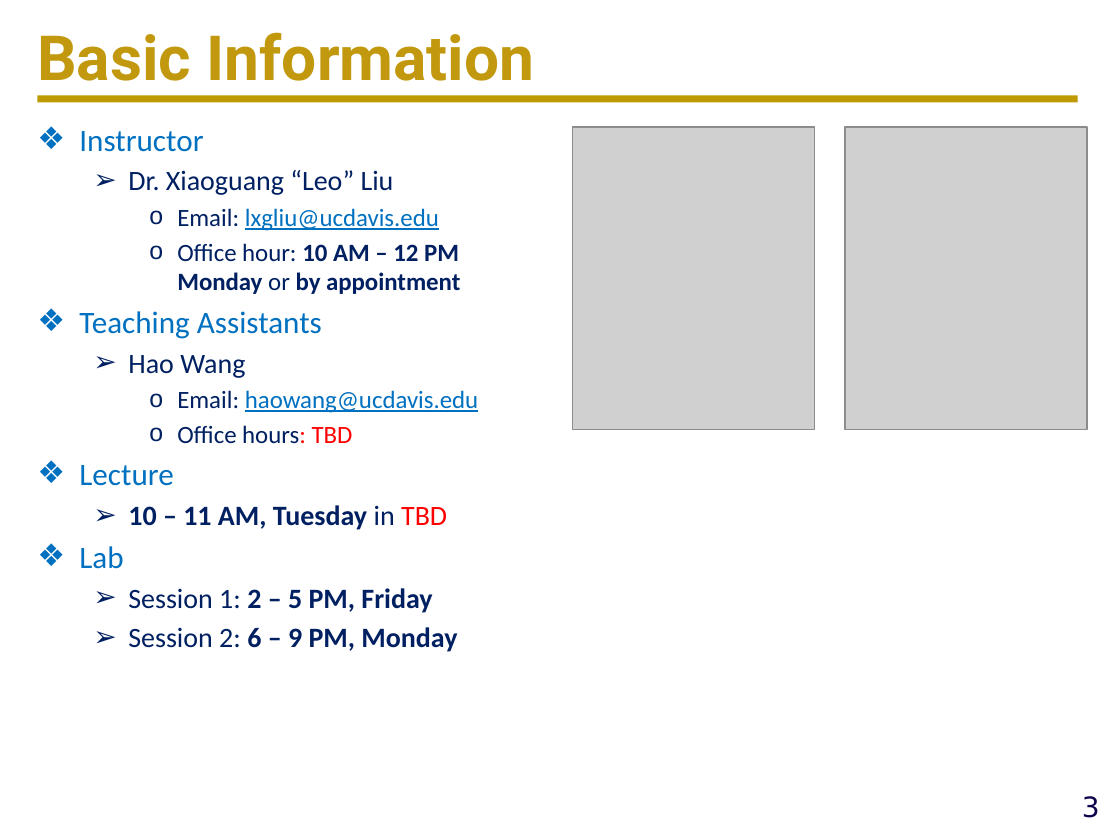
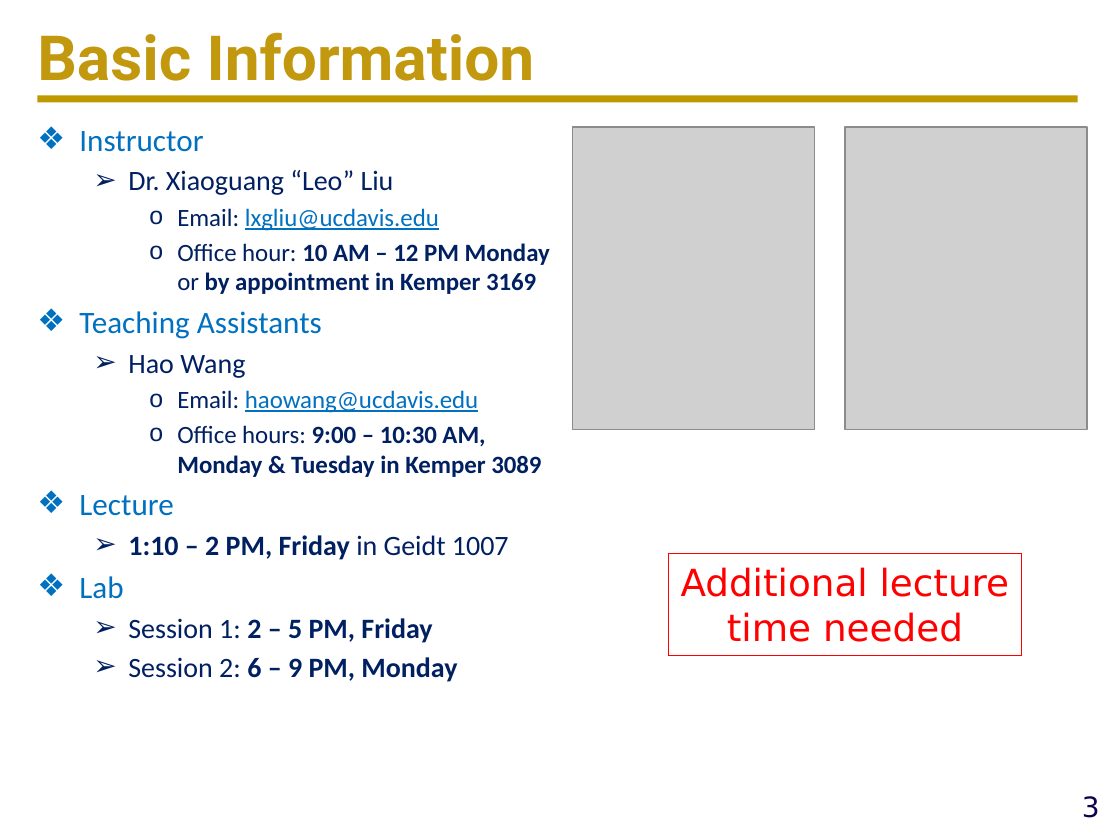
Before and after one commit to ucdart/UCD-EEC134, a slide deck: slide 3 of lectures/lec0/Lec0-CourseMechanisms.pptx. Drawn at 1120x840 pixels with LibreOffice and Linux fonts; fonts in the diff are those of the drawing; grey boxes stand for pictures; background and template pictures are left out. Boxes give left, top, right and bottom in pixels: in the first picture for what was removed or moved away, otherwise in the second. Text is boxed around its words. In the diff, an @@ line names an element or a change of style, - is before the commit and + after.

Commit message:
update lab 1 and lecture 0

```diff
--- a/lectures/lec0/Lec0-CourseMechanisms.pptx
+++ b/lectures/lec0/Lec0-CourseMechanisms.pptx
@@ text at [177, 243, 550, 294]: text changed @@
-    o Office hour: 10 AM – 12 PM Monday or by appointment
+    o Office hour: 10 AM – 12 PM Monday or by appointment in Kemper 3169
@@ text at [177, 425, 541, 477]: text changed; bold on @@
-    o Office hours: TBD
+    o Office hours: 9:00 – 10:30 AM, Monday & Tuesday in Kemper 3089
@@ text at [128, 535, 509, 560]: text changed @@
-  ➢ 10 – 11 AM, Tuesday in TBD
+  ➢ 1:10 – 2 PM, Friday in Geidt 1007
@@ rectangle added at [669, 553, 1023, 655], outline #FF0000 0.75 pt, 24 pt, text #FF0000 @@
+Additional lecture time needed
```
Also in this commit, not shown: 14 other files.
